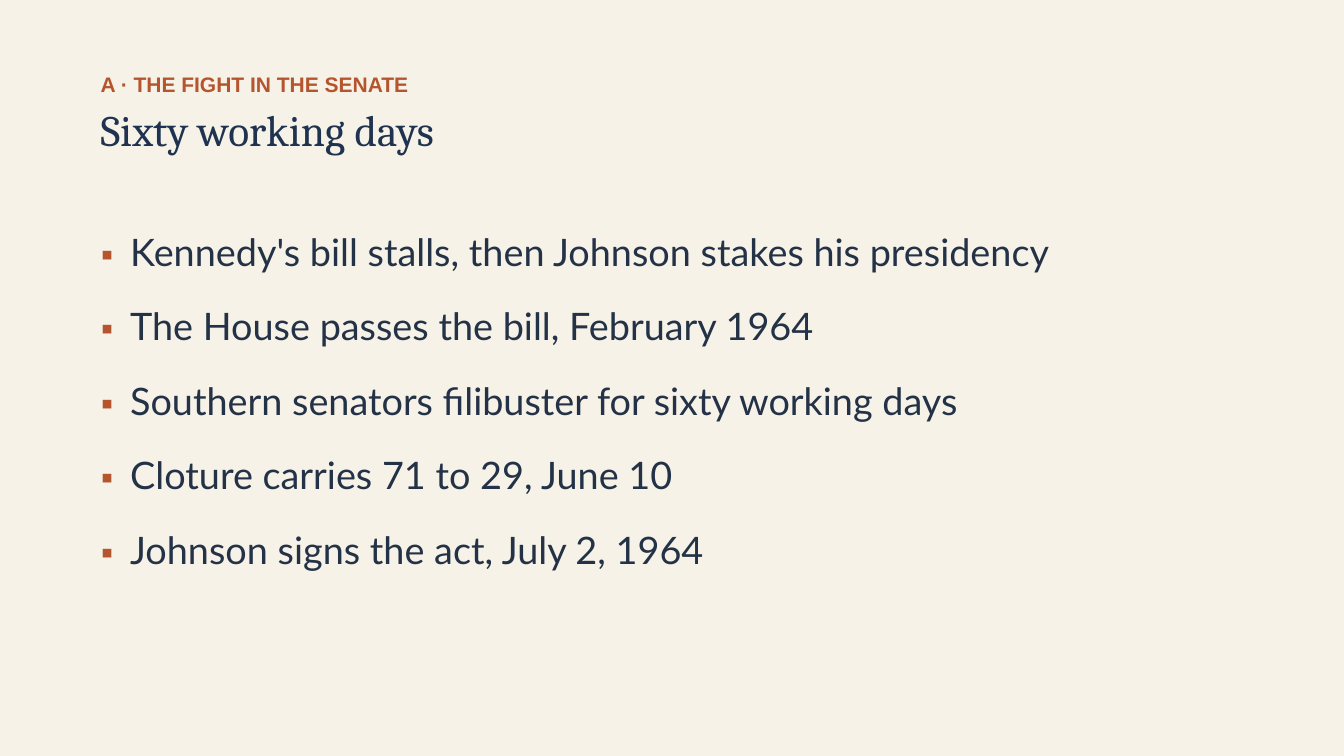
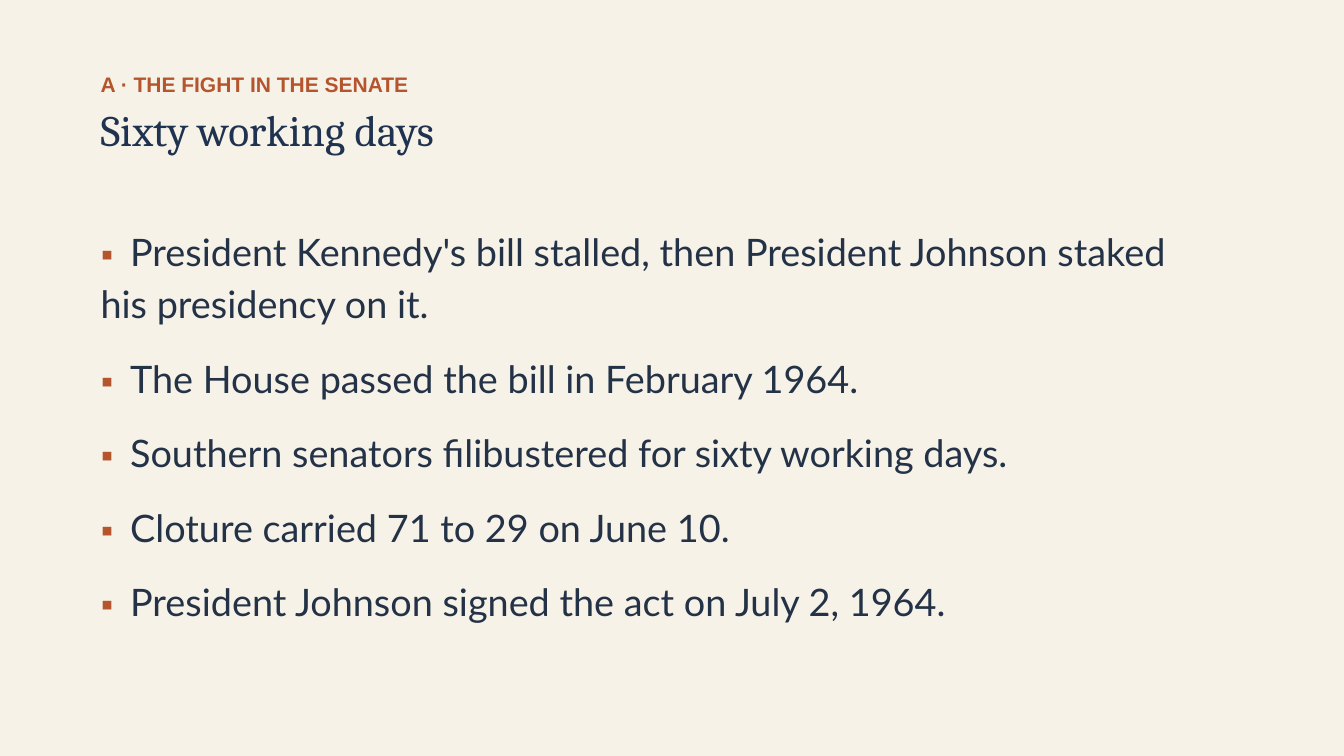
Before and after one commit to ab17gthb/humanities-curriculum-group, a slide deck: slide 5 of civil-rights/lesson-06/lesson-06-slides.pptx. Drawn at 1344x756 pixels with LibreOffice and Linux fonts; fonts in the diff are those of the drawing. Boxes give left, top, right and bottom in pixels: in the first picture for what was removed or moved away, otherwise in the second. Text is boxed around its words. In the diff, an @@ line names an element or a change of style, - is before the commit and + after.

```diff
--- a/civil-rights/lesson-06/lesson-06-slides.pptx
+++ b/civil-rights/lesson-06/lesson-06-slides.pptx
@@ text at bbox=[101, 238, 1165, 623]: text changed @@
-▪ Kennedy's bill stalls, then Johnson stakes his presidency
-▪ The House passes the bill, February 1964
-▪ Southern senators filibuster for sixty working days
-▪ Cloture carries 71 to 29, June 10
-▪ Johnson signs the act, July 2, 1964
+▪ President Kennedy's bill stalled, then President Johnson staked his presidency on it.
+▪ The House passed the bill in February 1964.
+▪ Southern senators filibustered for sixty working days.
+▪ Cloture carried 71 to 29 on June 10.
+▪ President Johnson signed the act on July 2, 1964.
```
Also in this commit, not shown: 9 other slides changed, 6 other files.
